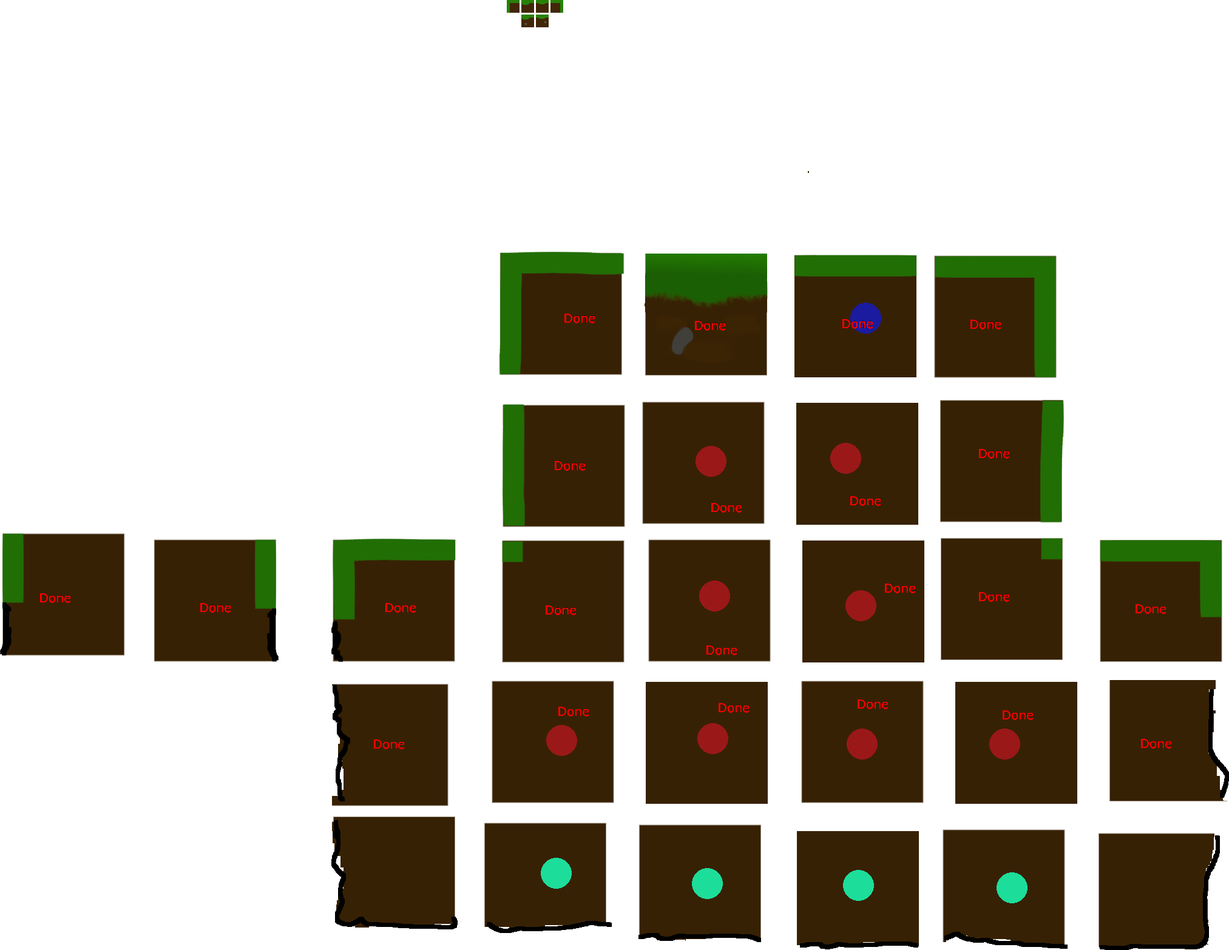
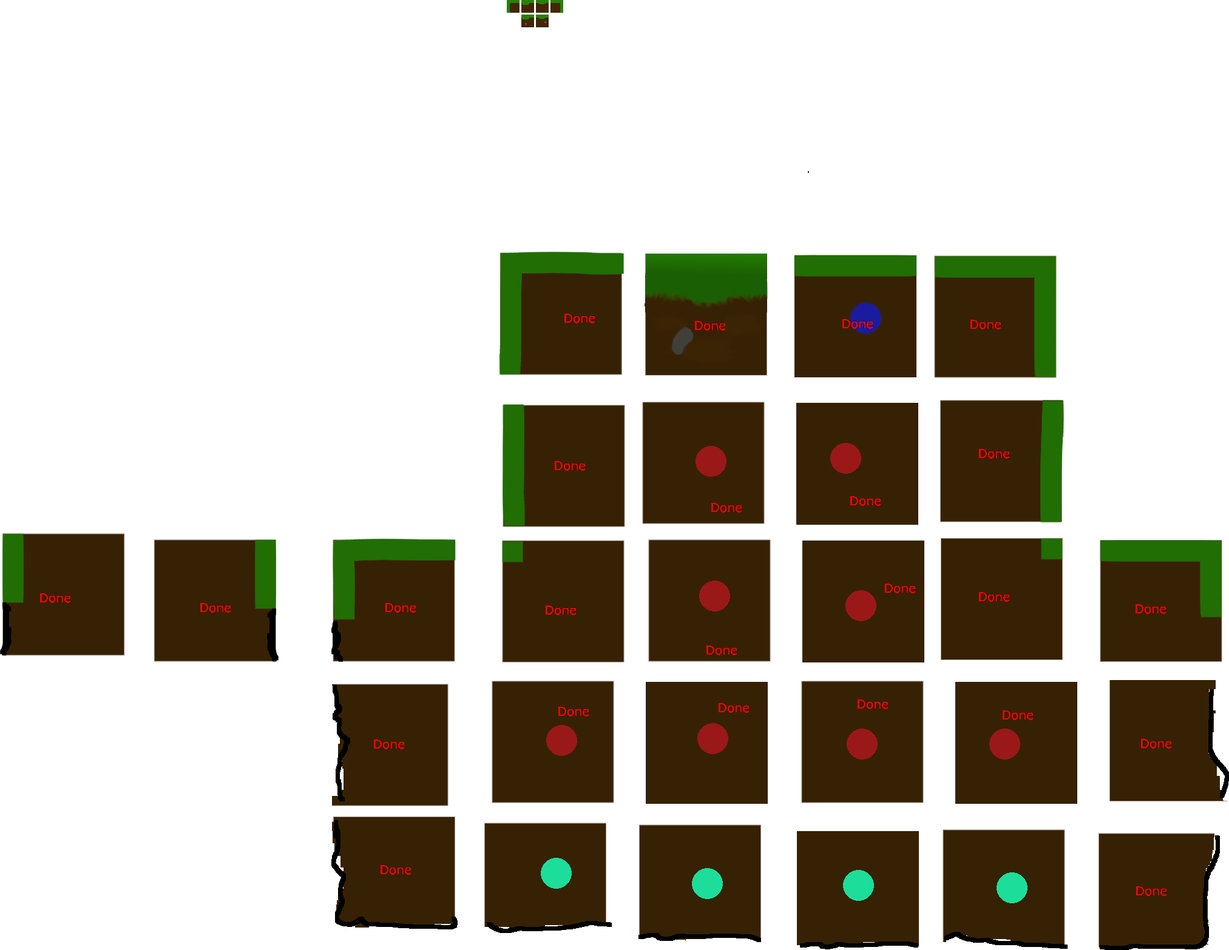
Two versions of the same layered image (1229x950). Layer-by-layer changes:
painted on "done" over [380, 865, 1167, 897]
